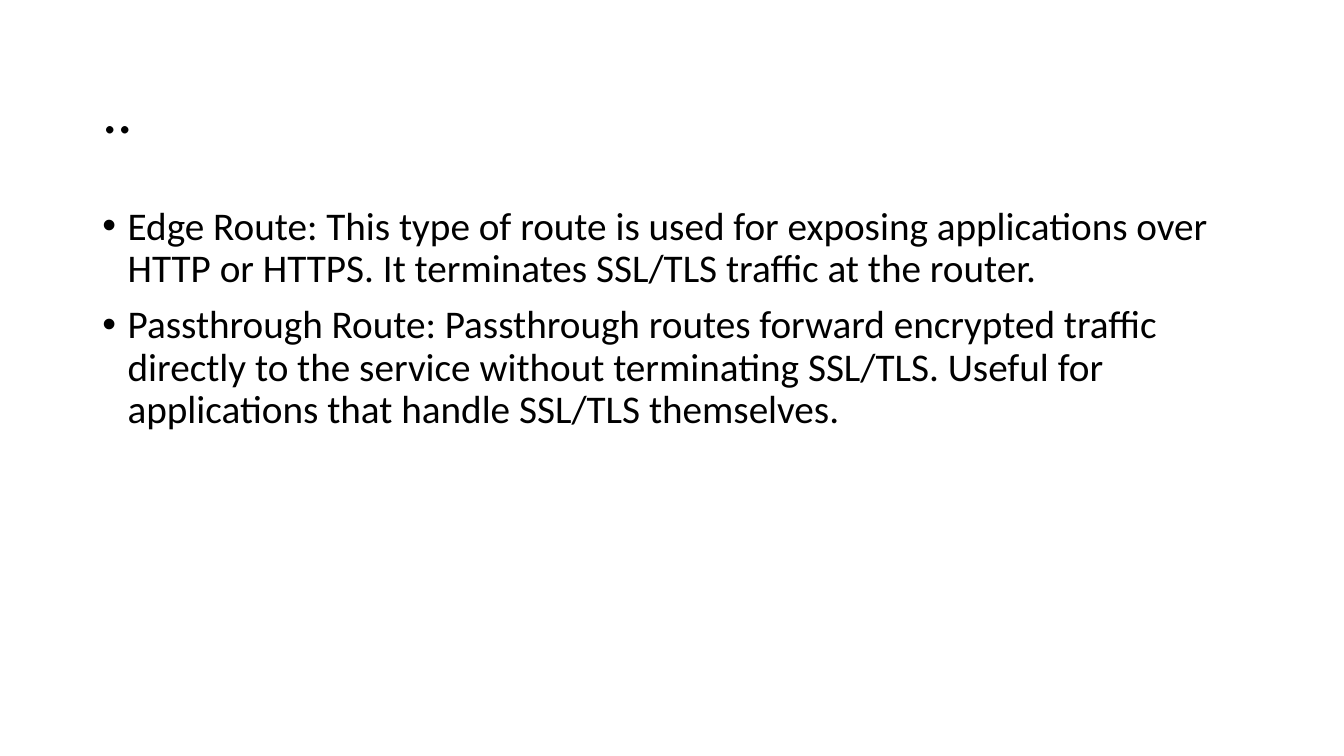
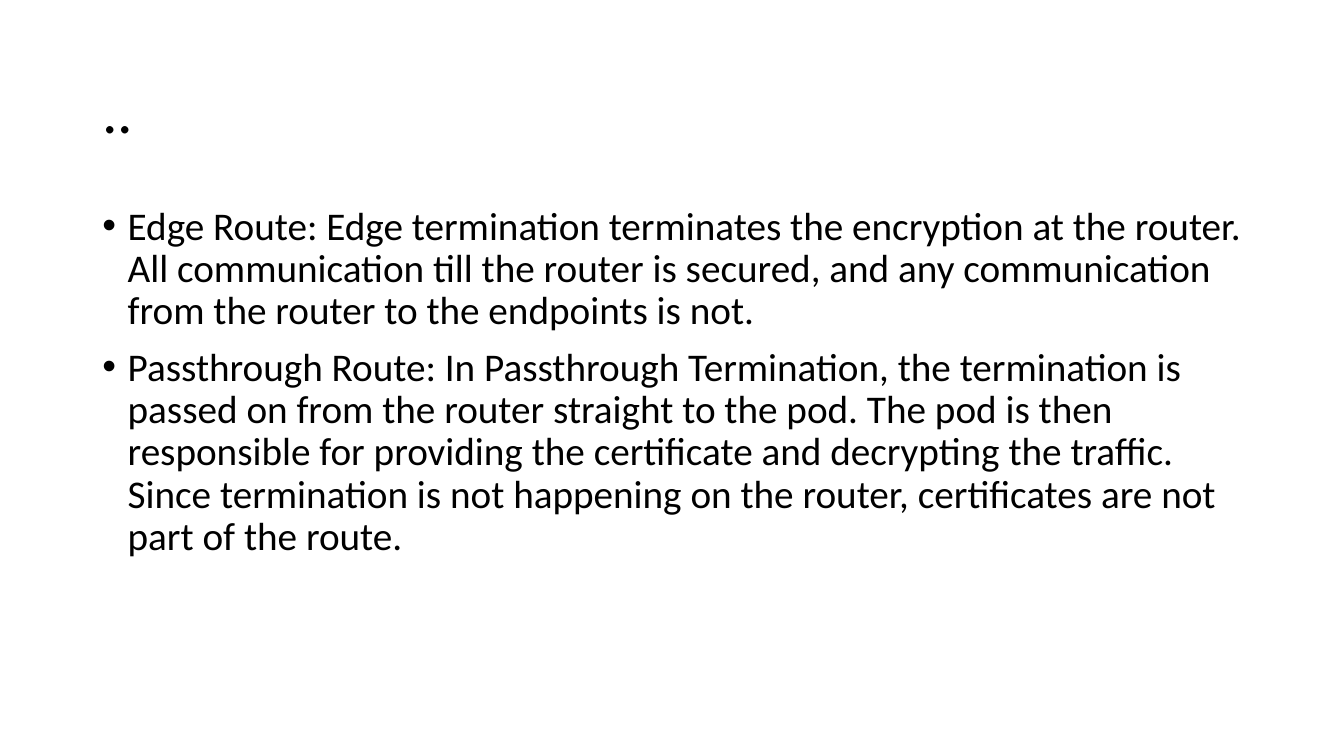
Before and after one commit to amitopenwriteup/okd, a slide deck: slide 11 of Routes.pptx (slide 6 before the commit). Drawn at 1344x756 pixels with LibreOffice and Linux fonts; fonts in the diff are those of the drawing. Boxes give left, top, right and bottom in pixels: in the first picture for what was removed or moved away, otherwise in the second. Text is boxed around its words. In the diff, an @@ line names an element or a change of style, - is before the commit and + after.

```diff
--- a/Routes.pptx
+++ b/Routes.pptx
@@ text at (x1=128, y1=212, x2=1241, y2=557): text changed @@
-• Edge Route: This type of route is used for exposing applications over HTTP or HTTPS. It terminates SSL/TLS traffic at the router.
-• Passthrough Route: Passthrough routes forward encrypted traffic directly to the service without terminating SSL/TLS. Useful for applications that handle SSL/TLS themselves.
+• Edge Route: Edge termination terminates the encryption at the router. All communication till the router is secured, and any communication from the router to the endpoints is not.
+• Passthrough Route: In Passthrough Termination, the termination is passed on from the router straight to the pod. The pod is then responsible for providing the certificate and decrypting the traffic. Since termination is not happening on the router, certificates are not part of the route.
```
Also in this commit, not shown: 1 other slide changed, 18 slides added, 2 slides removed.
